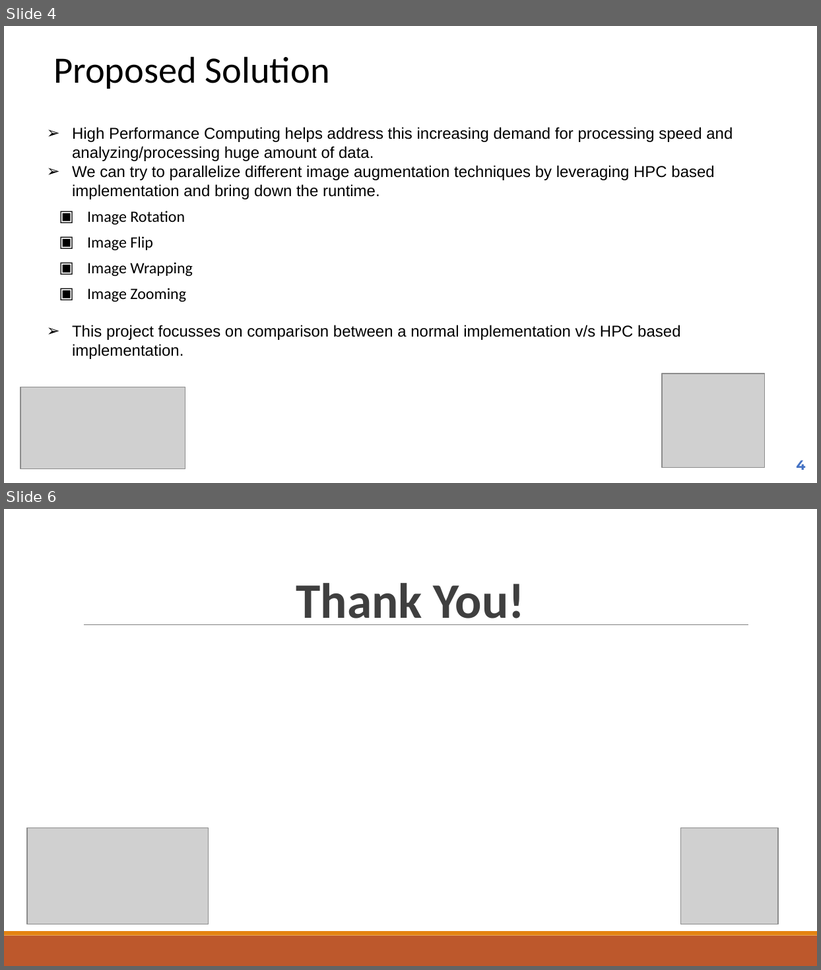
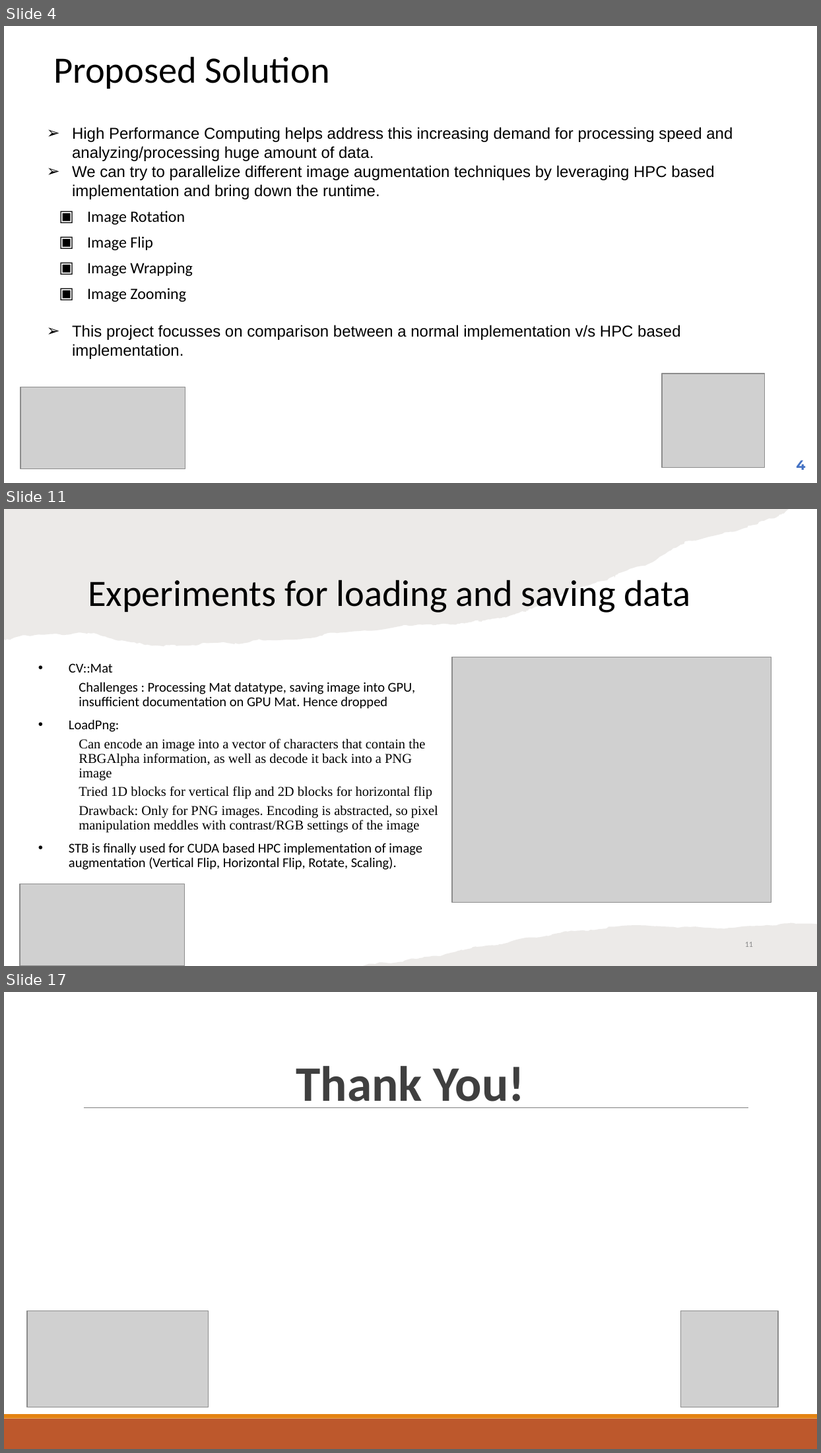
Before and after one commit to prakash90om/MLOps_Demo_hpc, a slide deck: doc/MLOps_HPC_Image_Processing_Presentation.pptx. Shown one above the other, each under a label of ours: slides 4 and 6 before the commit, slides 4, 11 and 17 after it; the slides between them are not shown. The pictures are 821x970 and 821x1453 pixels, drawn with LibreOffice and Linux fonts; fonts in the diff are those of the drawing; grey boxes stand for pictures. Boxes give left, top, right and bottom in pixels: in the first picture for what was removed or moved away, otherwise in the second. Text is boxed around its words. In the diff, an @@ line names an element or a change of style, - is before the commit and + after.

```diff
--- a/doc/MLOps_HPC_Image_Processing_Presentation.pptx
+++ b/doc/MLOps_HPC_Image_Processing_Presentation.pptx
@@ slide 11 added at (4, 509, 817, 966), background #FFFFFF @@
@@ freeform shape added at (4, 509, 789, 646), fill #82766A at 15% opacity @@
@@ title added at (88, 580, 690, 613), 33 pt, text #000000 @@
+Experiments for loading and saving data
@@ text added at (69, 663, 438, 870), 12 pt, text #000000 @@
+• CV::Mat
+  Challenges : Processing Mat datatype, saving image into GPU, insufficient documentation on GPU Mat. Hence dropped
+• LoadPng:
+  Can encode an image into a vector of characters that contain the RBGAlpha information, as well as decode it back into a PNG image
+  Tried 1D blocks for vertical flip and 2D blocks for horizontal flip
+  Drawback: Only for PNG images. Encoding is abstracted, so pixel manipulation meddles with contrast/RGB settings of the image
+• STB is finally used for CUDA based HPC implementation of image augmentation (Vertical Flip, Horizontal Flip, Rotate, Scaling).
@@ picture added at (452, 657, 772, 902) @@
@@ picture added at (20, 885, 186, 966) @@
@@ freeform shape added at (362, 923, 817, 966), fill #82766A at 15% opacity @@
@@ page number added at (745, 942, 753, 947), 7 pt, text #888888 @@
+11
@@ what was slide 6 is now slide 17 @@
```
Also in this commit, not shown: 1 slide changed, 10 other slides added.
